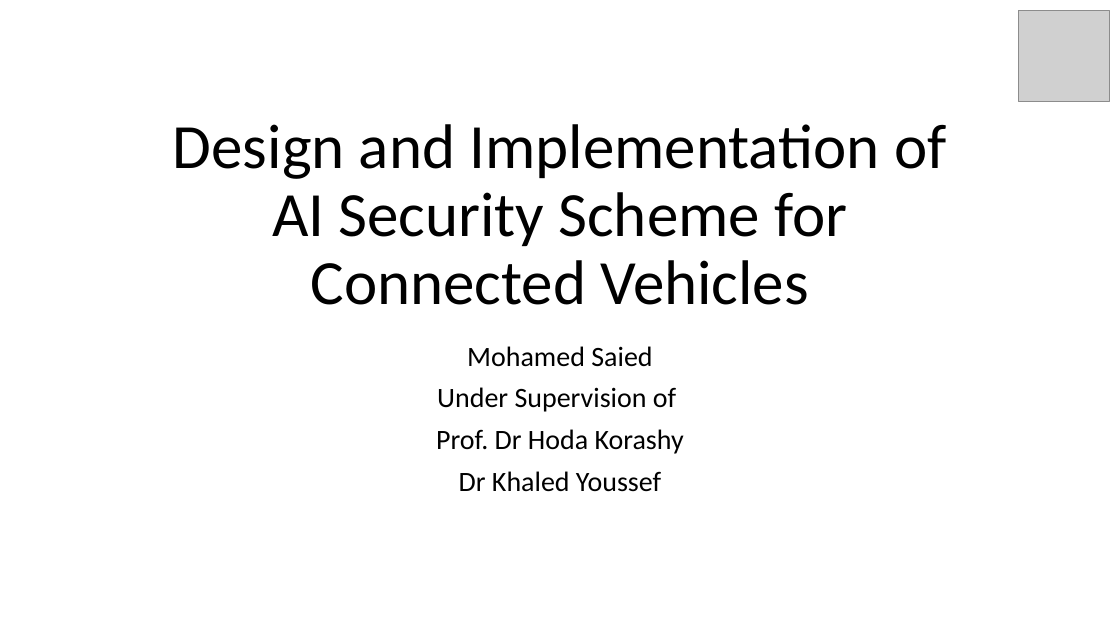
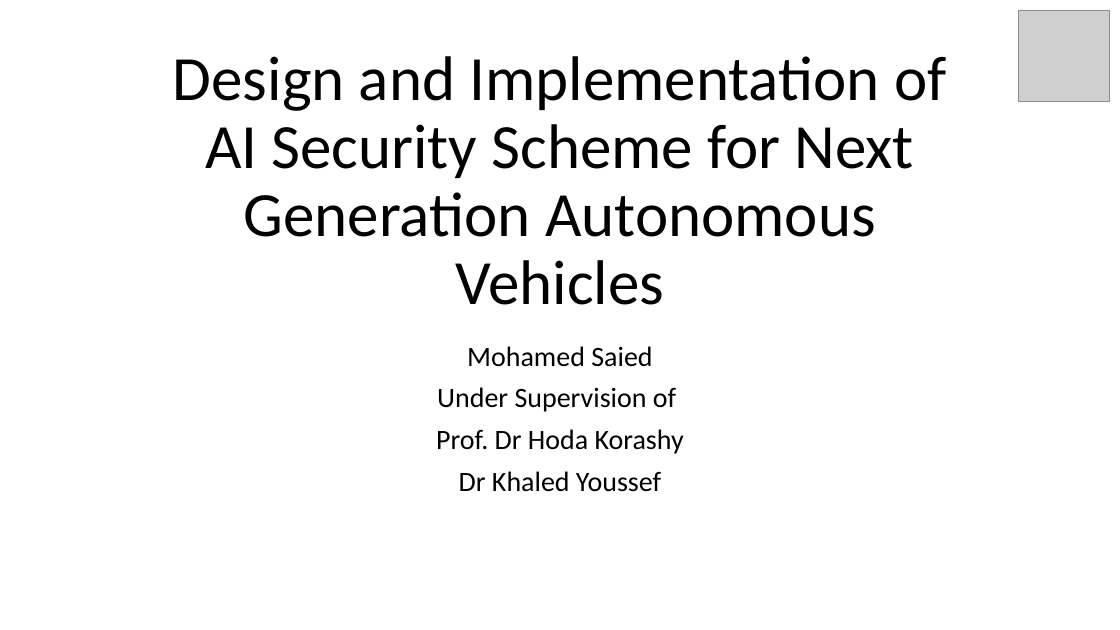
Before and after one commit to Mohamedsaied8/Connected_Vehicles, a slide deck: slide 1 of Connected Vehicles.pptx. Drawn at 1120x630 pixels with LibreOffice and Linux fonts; fonts in the diff are those of the drawing; grey boxes stand for pictures. Boxes give left, top, right and bottom in pixels: in the first picture for what was removed or moved away, otherwise in the second. Text is boxed around its words. In the diff, an @@ line names an element or a change of style, - is before the commit and + after.

```diff
--- a/Connected Vehicles.pptx
+++ b/Connected Vehicles.pptx
@@ title at box(173, 56, 946, 305): text changed @@
-Design and Implementation of AI Security Scheme for Connected Vehicles
+Design and Implementation of AI Security Scheme for Next Generation Autonomous Vehicles
```
Also in this commit, not shown: 1 other slide changed, 7 slides added, 4 other files.
